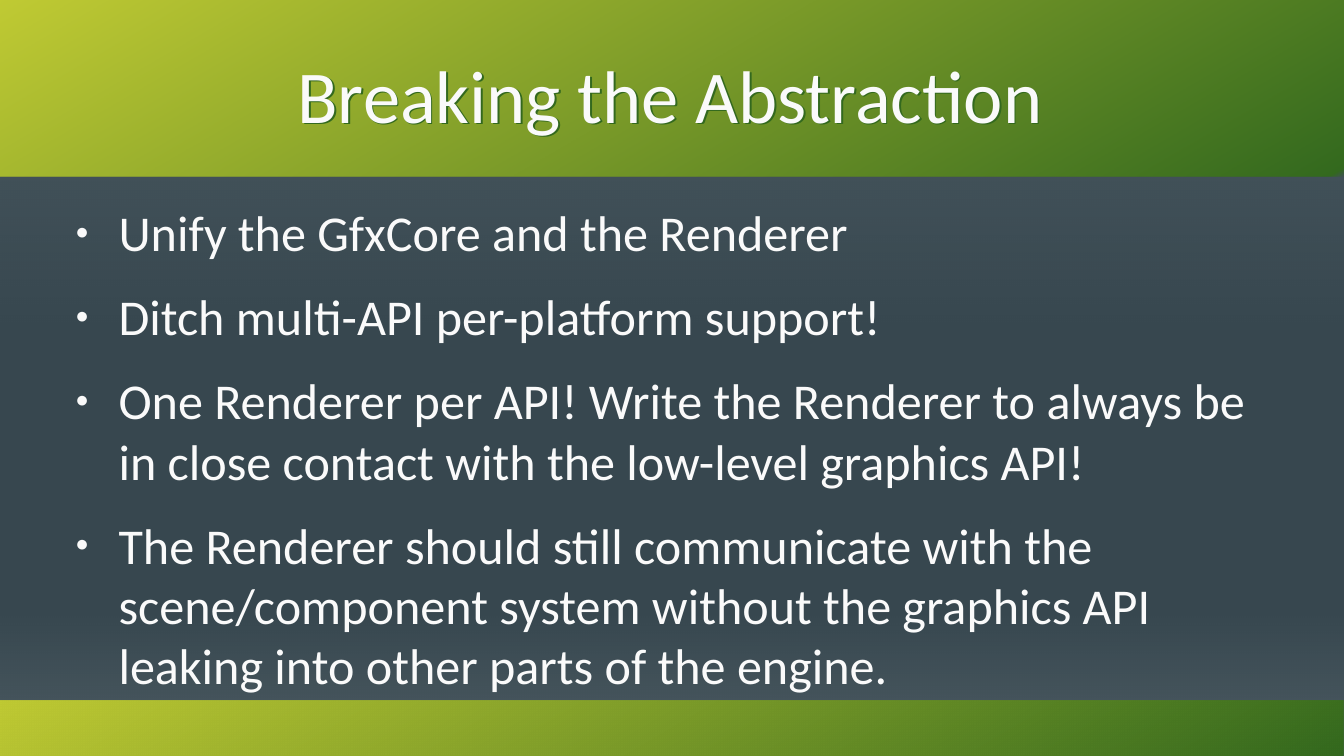
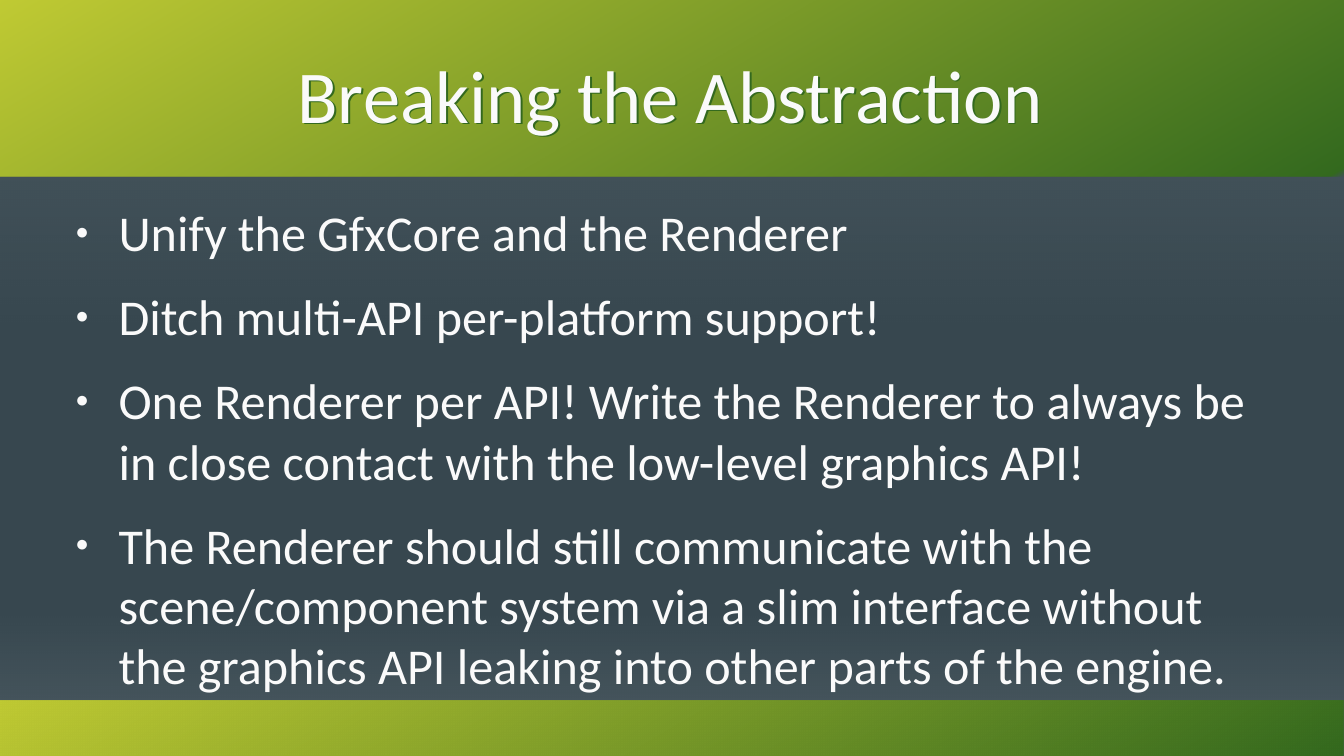
Before and after one commit to KenzieMac130/CitrusToolbox, a slide deck: slide 7 of docs/MovingToGpuDrivenRendering.odp. Drawn at 1344x756 pixels with LibreOffice and Linux fonts; fonts in the diff are those of the drawing. Boxes give left, top, right and bottom in pixels: in the first picture for what was removed or moved away, otherwise in the second. Text is boxed around its words. In the diff, an @@ line names an element or a change of style, - is before the commit and + after.

```diff
--- a/docs/MovingToGpuDrivenRendering.odp
+++ b/docs/MovingToGpuDrivenRendering.odp
@@ text at (119, 529, 1225, 693): text changed @@
-● The Renderer should still communicate with the scene/component system without the graphics API leaking into other parts of the engine.
+● The Renderer should still communicate with the scene/component system via a slim interface without the graphics API leaking into other parts of the engine.
```
Also in this commit, not shown: 11 other slides changed, 32 slides added, 5 slides removed.
